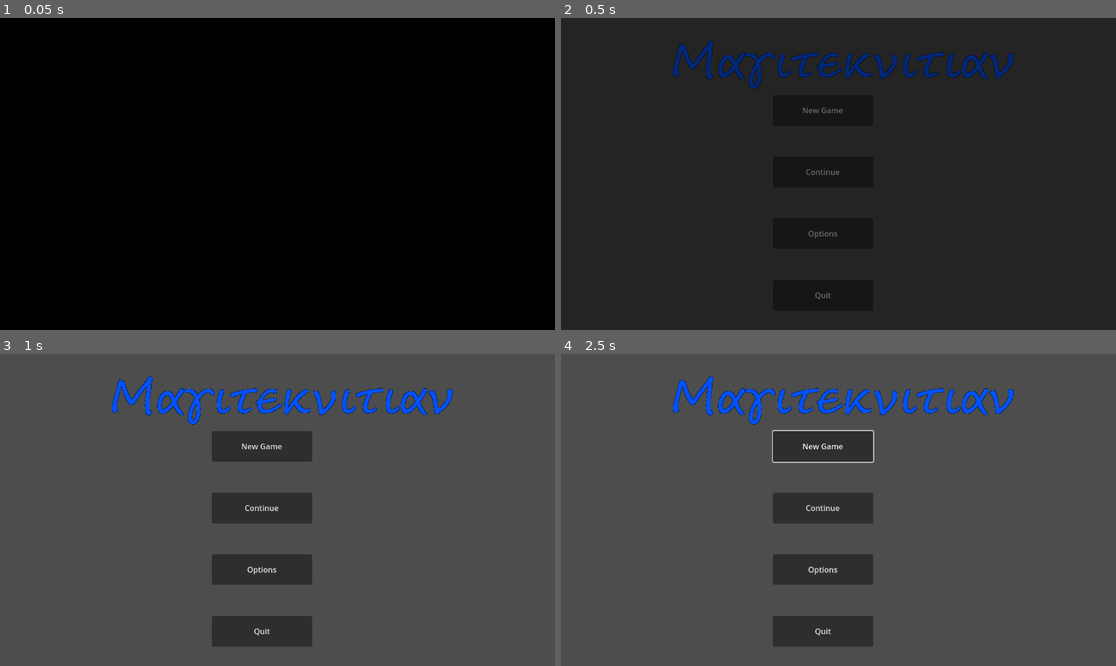
Above: before the commit, frames 1-4 (two rows, left to right).
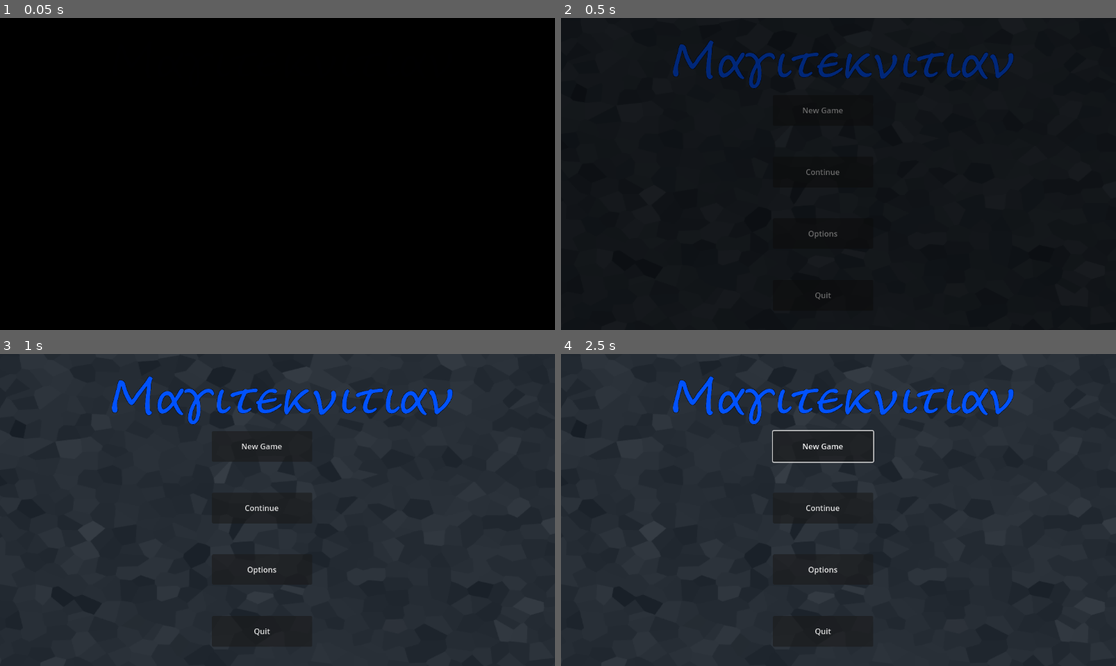
Above: after the commit, the same moments.

Repository: gamma2653/Magiteknician
Game: Godot game, scene res://magiteknician/menus/main_menu.tscn
The game is run twice, just before and just after one commit, with the same random seed, the same clock (stepped at 60 frames per second) and the same inputs.
Inputs:
- Up to frame 1 (0.05 s): no input
- Up to frame 2 (0.5 s): no input
- Up to frame 3 (1 s): click "New Game" at 0.5 s
- Up to frame 4 (2.5 s): click "New Game" at 1.25 s; click "Continue" at 2 s

Frame 1 is identical in both runs. In frame 2, 0.1% of the frame differs, in the area x 1-5%, y 21-27%; in frame 3, 90%, in the area x 0-100%, y 0-100%; in frame 4, 90%.

Commit message:
Add audio and pngs, and work on utils for main game

Diff:
--- a/magiteknician/level.gd
+++ b/magiteknician/level.gd
@@ -19,9 +19,27 @@
 
 var RESOURCES = {
 	"img": {
-		"title": load("res://magiteknician/assets/title.png") as Texture2D
+		"title": load("res://magiteknician/assets/title.png") as Texture2D,
+		"runes": {
+			"δ": load("res://magiteknician/assets/δ.png") as Texture2D,
+			"θ": load("res://magiteknician/assets/θ.png") as Texture2D,
+			"κ": load("res://magiteknician/assets/κ.png") as Texture2D,
+			"λ": load("res://magiteknician/assets/λ.png") as Texture2D,
+			"ρ": load("res://magiteknician/assets/ρ.png") as Texture2D,
+			"σ": load("res://magiteknician/assets/σ.png") as Texture2D,
+			"φ": load("res://magiteknician/assets/φ.png") as Texture2D
+		}
 	},
 	"sound": {
-		"new_game": load("res://magiteknician/assets/audio/menu/new_game.ogg") as AudioStream,
+		"common_menu_map": {
+			"opt1": load("res://magiteknician/assets/audio/menu/opt1.ogg") as AudioStream,
+			"opt1_sel": load("res://magiteknician/assets/audio/menu/opt1_sel.ogg") as AudioStream,
+			"opt2": load("res://magiteknician/assets/audio/menu/opt2.ogg") as AudioStream,
+			"opt2_sel": load("res://magiteknician/assets/audio/menu/opt2_sel.ogg") as AudioStream,
+			"opt3": load("res://magiteknician/assets/audio/menu/opt3.ogg") as AudioStream,
+			"opt3_sel": load("res://magiteknician/assets/audio/menu/opt3_sel.ogg") as AudioStream,
+			"opt4": load("res://magiteknician/assets/audio/menu/opt4.ogg") as AudioStream,
+			"opt4_sel": load("res://magiteknician/assets/audio/menu/opt4_sel.ogg") as AudioStream
+		}
 	}
 }
--- a/magiteknician/menus/main_menu.gd
+++ b/magiteknician/menus/main_menu.gd
@@ -1,4 +1,4 @@
-extends Node2D
+extends Transitionable
 
 enum MenuItem {
 	NEW_GAME,
@@ -8,24 +8,32 @@
 	NONE
 }
 
-var MenuItemsToID: Dictionary[MenuItem, String] = {
-	MenuItem.NEW_GAME: "new_game",
-	MenuItem.CONTINUE: "continue",
-	MenuItem.OPTIONS: "options",
-	MenuItem.QUIT: "quit"
+var MenuItemsToID: Dictionary[String, Dictionary] = {
+	"push": {
+		MenuItem.NEW_GAME: "opt1",
+		MenuItem.CONTINUE: "opt2",
+		MenuItem.OPTIONS: "opt3",
+		MenuItem.QUIT: "opt4"
+	},
+	"enter": {
+		MenuItem.NEW_GAME: "opt1_sel",
+		MenuItem.CONTINUE: "opt2_sel",
+		MenuItem.OPTIONS: "opt3_sel",
+		MenuItem.QUIT: "opt4_sel",
+	}
 }
 
 # Reasonable default in case the timer gets unexpectedly started.
 var btn_pressed: MenuItem = MenuItem.NONE
 
 func _ready():
+	$MenuAudioPlayer.audio_streams = Level.RESOURCES["sound"]["common_menu_map"]
 	$FadeTransition.end_transition()
 
 func transition(state: MenuItem):
 	btn_pressed = state
-	$MenuAudioPlayer.play_sound(MenuItemsToID[state])
+	$MenuAudioPlayer.play_sound(MenuItemsToID["push"][state])
 	$FadeTransition.start_transition()
-	print("Transitioning to: %s" % [MenuItemsToID[state]])
 
 ## Transition to new game
 func _on_new_game_pressed() -> void:
@@ -59,3 +67,20 @@
 			get_tree().quit()
 		MenuItem.NONE:
 			pass
+
+#Attach additional sound handlers
+
+func _on_new_game_mouse_entered() -> void:
+	$MenuAudioPlayer.play_sound(MenuItemsToID["enter"][MenuItem.NEW_GAME])
+
+
+func _on_continue_mouse_entered() -> void:
+	$MenuAudioPlayer.play_sound(MenuItemsToID["enter"][MenuItem.CONTINUE])
+
+
+func _on_options_mouse_entered() -> void:
+	$MenuAudioPlayer.play_sound(MenuItemsToID["enter"][MenuItem.OPTIONS])
+
+
+func _on_quit_mouse_entered() -> void:
+	$MenuAudioPlayer.play_sound(MenuItemsToID["enter"][MenuItem.QUIT])
--- a/magiteknician/menus/main_menu.tscn
+++ b/magiteknician/menus/main_menu.tscn
@@ -1,16 +1,18 @@
-[gd_scene load_steps=9 format=3 uid="uid://rmxsvma5j3wr"]
+[gd_scene load_steps=6 format=3 uid="uid://rmxsvma5j3wr"]
 
 [ext_resource type="Script" uid="uid://qhnggmd10dhx" path="res://magiteknician/menus/main_menu.gd" id="1_06t4h"]
 [ext_resource type="PackedScene" uid="uid://bh35uckn1if6a" path="res://magiteknician/menus/fade_transition.tscn" id="2_5nvhq"]
+[ext_resource type="Texture2D" uid="uid://epmblnpfdkl5" path="res://magiteknician/assets/stony_crystal_bg.png" id="2_6dvco"]
 [ext_resource type="Texture2D" uid="uid://dti6mllr6qyrb" path="res://magiteknician/assets/title.png" id="2_q40py"]
-[ext_resource type="PackedScene" uid="uid://d1q3b0xyqj6qu" path="res://magiteknician/player/menu_audio_player.tscn" id="4_ioc2y"]
-[ext_resource type="AudioStream" uid="uid://cer57nb0ftdpw" path="res://magiteknician/assets/audio/menu/new_game.ogg" id="5_6dvco"]
-[ext_resource type="AudioStream" uid="uid://bk50w8x0ah2hv" path="res://magiteknician/assets/audio/menu/continue.ogg" id="6_ytccj"]
-[ext_resource type="AudioStream" uid="uid://qvs8xh0q26st" path="res://magiteknician/assets/audio/menu/options.ogg" id="7_y0l7d"]
-[ext_resource type="AudioStream" uid="uid://bbe32hw50xh4u" path="res://magiteknician/assets/audio/menu/quit.ogg" id="8_t0fkp"]
+[ext_resource type="PackedScene" uid="uid://d1q3b0xyqj6qu" path="res://magiteknician/menus/menu_audio_player.tscn" id="4_ioc2y"]
 
 [node name="MainMenu" type="Node2D"]
 script = ExtResource("1_06t4h")
+
+[node name="Background" type="TextureRect" parent="."]
+offset_right = 1152.0
+offset_bottom = 648.0
+texture = ExtResource("2_6dvco")
 
 [node name="Title" type="TextureRect" parent="."]
 offset_left = 192.0
@@ -62,15 +64,13 @@
 [node name="FadeTransition" parent="." instance=ExtResource("2_5nvhq")]
 
 [node name="MenuAudioPlayer" parent="." instance=ExtResource("4_ioc2y")]
-audio_streams = Dictionary[String, AudioStream]({
-"continue": ExtResource("6_ytccj"),
-"new_game": ExtResource("5_6dvco"),
-"options": ExtResource("7_y0l7d"),
-"quit": ExtResource("8_t0fkp")
-})
 
+[connection signal="mouse_entered" from="ButtonManager/NewGame" to="." method="_on_new_game_mouse_entered"]
 [connection signal="pressed" from="ButtonManager/NewGame" to="." method="_on_new_game_pressed"]
+[connection signal="mouse_entered" from="ButtonManager/Continue" to="." method="_on_continue_mouse_entered"]
 [connection signal="pressed" from="ButtonManager/Continue" to="." method="_on_continue_pressed"]
+[connection signal="mouse_entered" from="ButtonManager/Options" to="." method="_on_options_mouse_entered"]
 [connection signal="pressed" from="ButtonManager/Options" to="." method="_on_options_pressed"]
+[connection signal="mouse_entered" from="ButtonManager/Quit" to="." method="_on_quit_mouse_entered"]
 [connection signal="pressed" from="ButtonManager/Quit" to="." method="_on_quit_pressed"]
 [connection signal="timeout" from="FadeTransition" to="." method="_on_fade_transition_timeout"]
--- /dev/null
+++ b/magiteknician/menus/menu_audio_player.gd
@@ -0,0 +1,20 @@
+extends Node2D
+
+@export var audio_stream: AudioStream # Default sound
+@export var audio_streams: Dictionary = {}
+
+# Called when the node enters the scene tree for the first time.
+func _ready() -> void:
+	if audio_stream:
+		# Set default
+		$PrimaryPlayer.stream = audio_stream
+
+func play_sound(sound_id: String):
+	if sound_id in audio_streams:
+		$PrimaryPlayer.stream = audio_streams[sound_id]
+	else:
+		print("Invalid sound_id supplied. Valid keys are: %s" % [audio_streams.keys()])
+		if not $PrimaryPlayer.stream and audio_stream:
+			print("Playing default sound.")
+			$PrimaryPlayer.stream = audio_stream
+	$PrimaryPlayer.play()
--- a/magiteknician/player/menu_audio_player.tscn
+++ b/magiteknician/menus/menu_audio_player.tscn
@@ -1,6 +1,6 @@
 [gd_scene load_steps=2 format=3 uid="uid://d1q3b0xyqj6qu"]
 
-[ext_resource type="Script" uid="uid://cn2p78ax3wnp6" path="res://magiteknician/player/menu_audio_player.gd" id="1_uocvi"]
+[ext_resource type="Script" uid="uid://cn2p78ax3wnp6" path="res://magiteknician/menus/menu_audio_player.gd" id="1_uocvi"]
 
 [node name="MenuAudioPlayer" type="Node2D"]
 script = ExtResource("1_uocvi")
--- /dev/null
+++ b/magiteknician/menus/transitionable.gd
@@ -0,0 +1,5 @@
+@abstract
+extends Node2D
+class_name Transitionable
+
+@abstract func _on_fade_transition_timeout()
--- a/magiteknician/player/menu_audio_player.gd
+++ /dev/null
@@ -1,14 +0,0 @@
-extends Node2D
-
-@export var audio_stream: AudioStream # Default sound
-@export var audio_streams: Dictionary[String, AudioStream]
-
-# Called when the node enters the scene tree for the first time.
-func _ready() -> void:
-	if audio_stream:
-		# Set default
-		$PrimaryPlayer.stream = audio_stream
-
-func play_sound(sound_id: String):
-	$PrimaryPlayer.stream = audio_streams[sound_id]
-	$PrimaryPlayer.play()
--- a/magiteknician/player/player.tscn
+++ /dev/null
@@ -1,3 +0,0 @@
-[gd_scene format=3 uid="uid://chx748dtc7eb0"]
-
-[node name="Player" type="Node2D"]
--- /dev/null
+++ b/magiteknician/sound/utils.gd
@@ -0,0 +1,66 @@
+#This houses functions for analyzing user inputs and computing scores
+extends Node
+class_name SoundUtil
+
+static func sum(iter):
+	var acc = 0.0
+	for i in iter:
+		acc += i
+	return acc
+
+static func avg(iter):
+	return sum(iter)/iter.size()
+
+static func median(iter: Array):
+	var odd = bool(iter.size() % 2)
+	if not odd:
+		# Simple case
+		return iter[iter.size()/2]
+	else:
+		return avg([iter[iter.size()], iter[iter.size()+1]])
+
+static func time_difference(times1: Array[int], times2: Array[int]):
+	if not times1 or not times2:
+		return []
+	# Index by the shorter of the two.
+	var indexing_by = times1 if times1.size() <= times2.size() else times2
+	var other = times2 if times1.size() <= times2.size() else times1
+	var differences: Array[float] = []
+	for anchor_idx in indexing_by.size():
+		differences.append(abs(indexing_by[anchor_idx] - other[anchor_idx]) as float)
+	# Finish for other times for uneven arrays
+	for additional_idx in other.size()-indexing_by.size():
+		var idx = indexing_by.size()+additional_idx
+		differences.append(abs(indexing_by[-1] - other[idx]))
+	return differences
+
+static func time_var(time_differences):
+	return pow(sum(time_differences), 2)
+
+
+static func time_stats(times1: Array[int], times2: Array[int]):
+	var time_diffs = time_difference(times1, times2)
+	return {
+		"avg": avg(time_diffs),
+		"median": median(time_diffs),
+		"var": time_var(time_diffs),
+		"min": min(time_diffs),
+		"max": max(time_diffs),
+		"_diffs": time_diffs
+	}
+
+@abstract class ActionTrain:
+	var times: Array[int] = []
+	var location_xs: Array[float] = []
+	var location_ys: Array[float] = []
+
+	func compare_to(train: ActionTrain):
+
+		pass
+
+class ExpectedActionTrain extends ActionTrain:
+	pass
+
+class RealActionTrain extends ActionTrain:
+	pass
+# Schema:
Not shown, removed: magiteknician/assets/audio/menu/continue.ogg.import
Not shown, removed: magiteknician/assets/audio/menu/new_game.ogg.import
Not shown, added: magiteknician/assets/audio/menu/opt1.ogg.import
Not shown, added: magiteknician/assets/audio/menu/opt1_sel.ogg.import
Not shown, added: magiteknician/assets/audio/menu/opt2.ogg.import
Not shown, added: magiteknician/assets/audio/menu/opt2_sel.ogg.import
Not shown, added: magiteknician/assets/audio/menu/opt3.ogg.import
Not shown, added: magiteknician/assets/audio/menu/opt3_sel.ogg.import
Not shown, added: magiteknician/assets/audio/menu/opt4.ogg.import
Not shown, added: magiteknician/assets/audio/menu/opt4_sel.ogg.import
Not shown, removed: magiteknician/assets/audio/menu/options.ogg.import
Not shown, removed: magiteknician/assets/audio/menu/quit.ogg.import
(and 27 more such lines)
